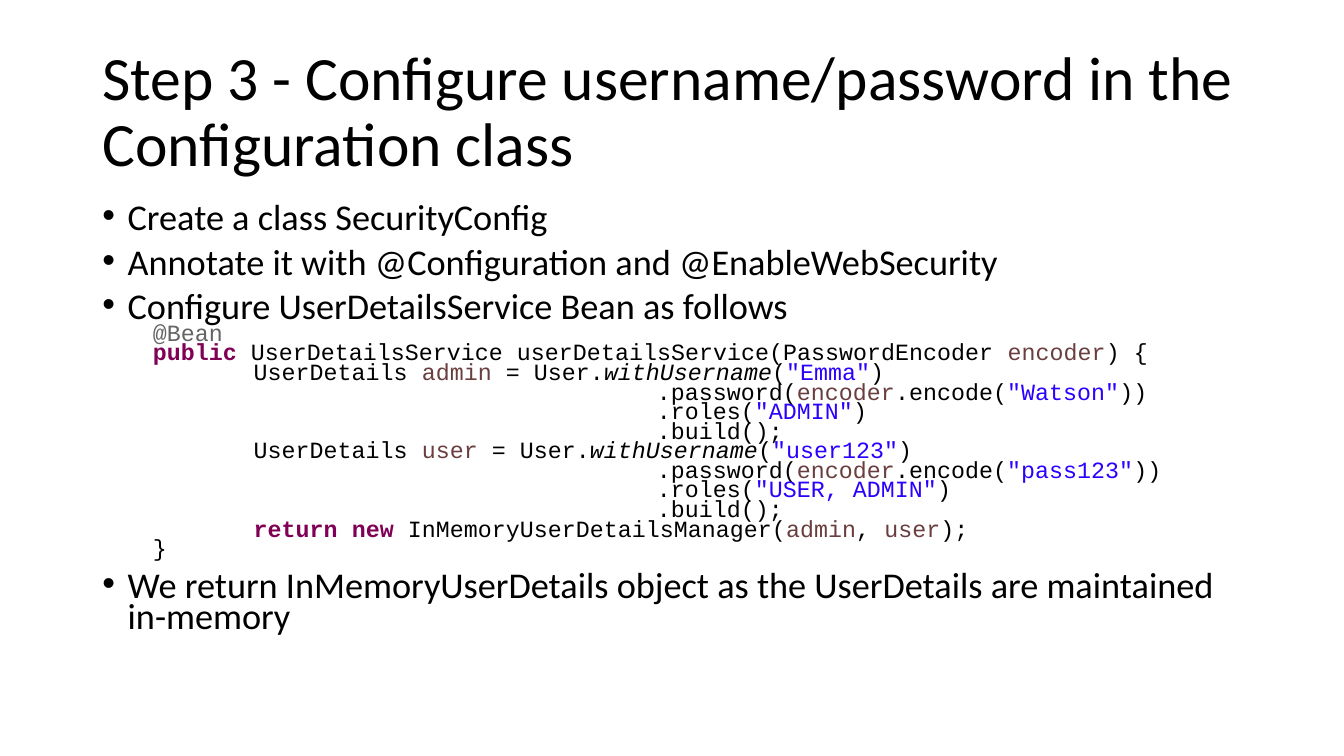
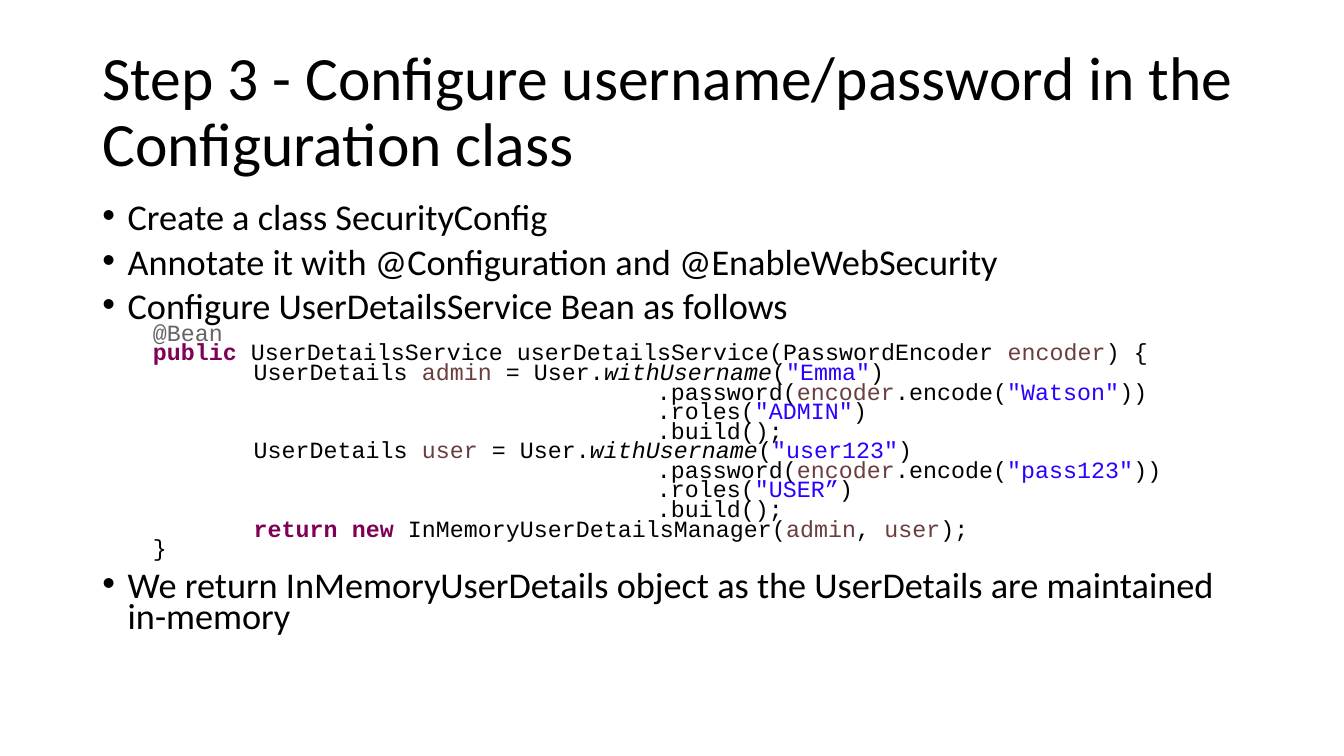
Before and after one commit to august-2026-training/PPTs, a slide deck: slide 4 of 3. Spring_Security_7_Securing_Rest_Endpoints.pptx. Drawn at 1344x756 pixels with LibreOffice and Linux fonts; fonts in the diff are those of the drawing. Boxes give left, top, right and bottom in pixels: in the first picture for what was removed or moved away, otherwise in the second. Text is boxed around its words. In the diff, an @@ line names an element or a change of style, - is before the commit and + after.

```diff
--- a/3. Spring_Security_7_Securing_Rest_Endpoints.pptx
+++ b/3. Spring_Security_7_Securing_Rest_Endpoints.pptx
@@ text at [657, 481, 853, 505]: text changed; text colour #2A00FF to #000000 @@
-  .roles("USER, ADMIN")
+  .roles("USER”)
```
Also in this commit, not shown: 2 other slides changed, 1 slide added.
